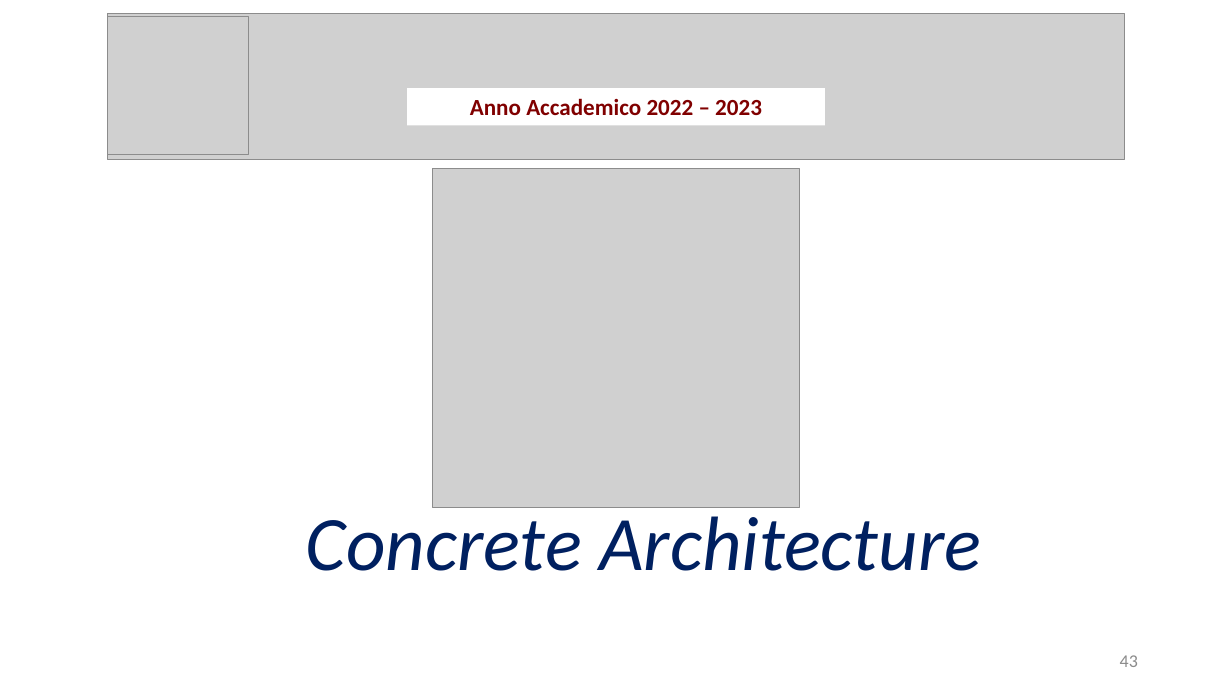
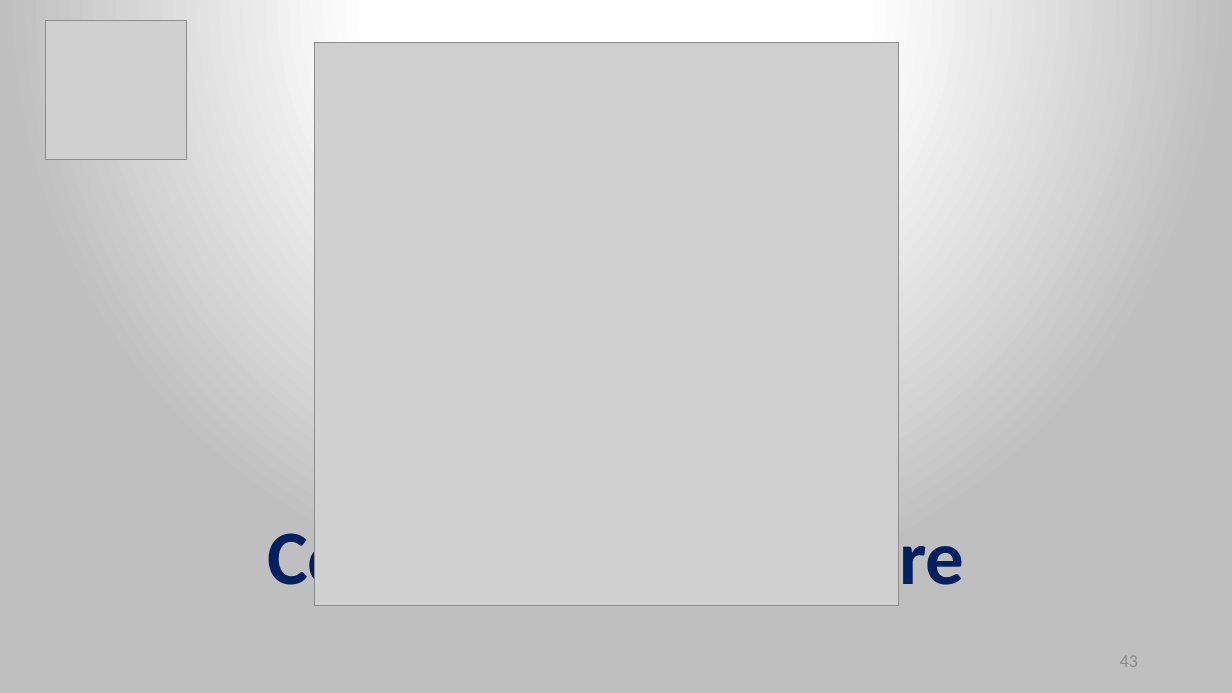
Before and after one commit to Wonderjack996/unimib-software-architecture, a slide deck: slide 43 of Progetto/Presentazione.pptx. Drawn at 1232x693 pixels with LibreOffice and Linux fonts; fonts in the diff are those of the drawing; grey boxes stand for pictures. Boxes give left, top, right and bottom in pixels: in the first picture for what was removed or moved away, otherwise in the second. Text is boxed around its words. In the diff, an @@ line names an element or a change of style, - is before the commit and + after.

```diff
--- a/Progetto/Presentazione.pptx
+++ b/Progetto/Presentazione.pptx
@@ background #FFFFFF to gradient #FFFFFF to #BFBFBF @@
@@ picture added at [46,20,187,159] @@
@@ picture removed at [108,14,1125,160] @@
@@ picture removed at [108,17,249,155] @@
@@ picture added at [314,43,898,605] @@
@@ rectangle removed at [408,88,825,125] @@
-Anno Accademico 2022 – 2023
@@ picture removed at [433,168,799,506] @@
@@ text "Concrete Architecture": place and size @@
-text "Concrete Architecture" at [306,506,981,571]
+text "Concrete Architecture" at [267,520,964,602]
@@ text "Concrete Architecture" at [267,520,964,602]: bold on, italic off @@
```
Also in this commit, not shown: 57 other slides changed, 1 other file.
